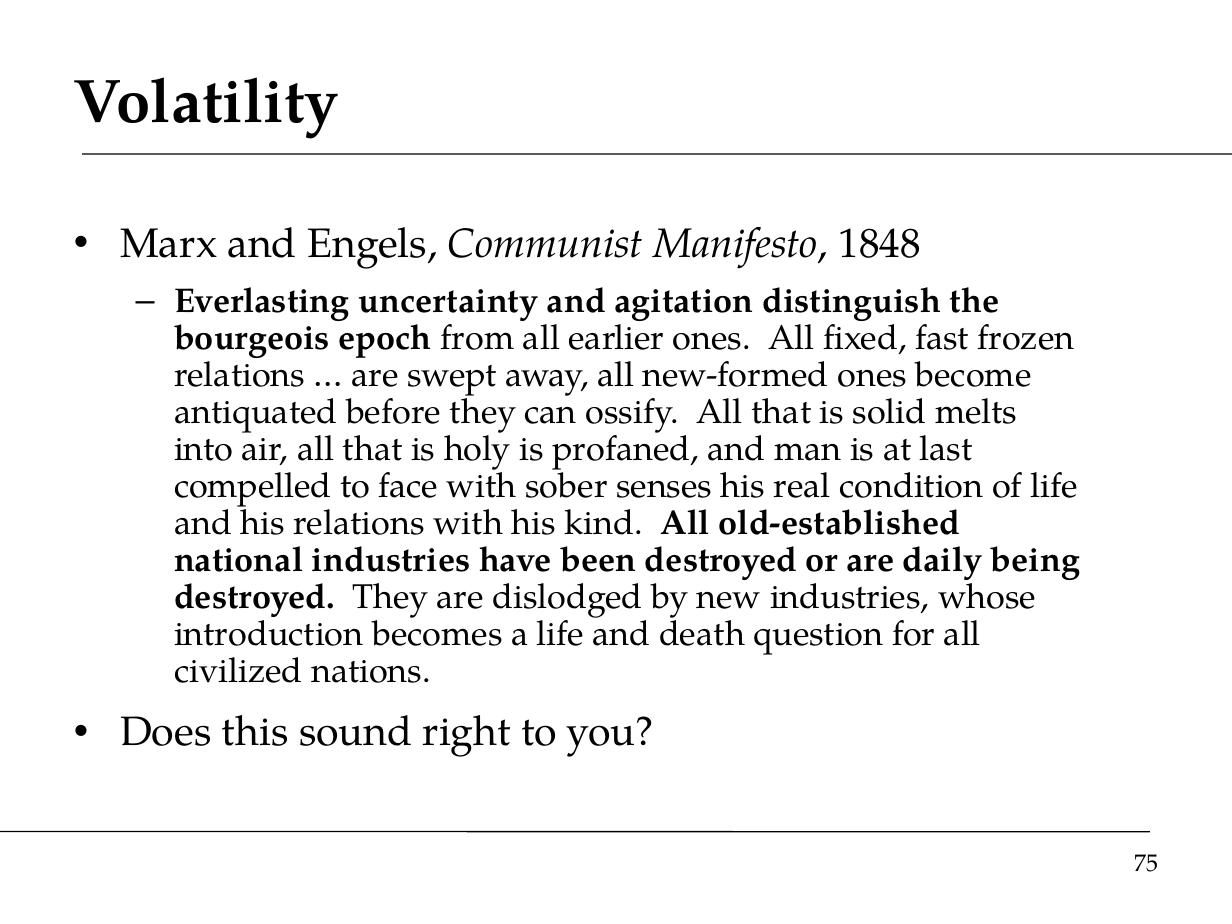
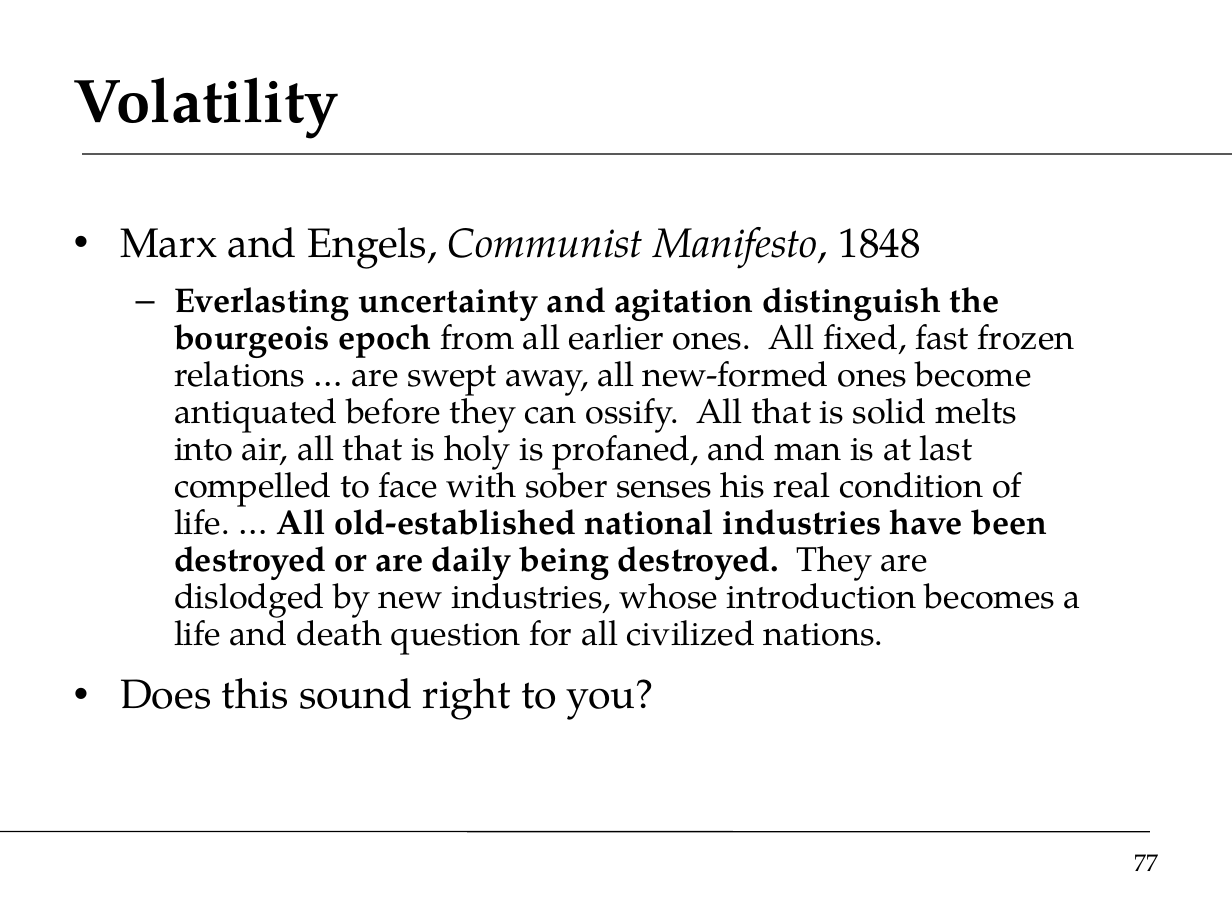
Before and after one commit to DaveBackus/Global_Economy, a slide deck: slide 77 of Slides/slides_labcap_f14.pptx (slide 75 before the commit). Drawn at 1232x924 pixels with LibreOffice and Linux fonts; fonts in the diff are those of the drawing. Boxes give left, top, right and bottom in pixels: in the first picture for what was removed or moved away, otherwise in the second. Text is boxed around its words. In the diff, an @@ line names an element or a change of style, - is before the commit and + after.

```diff
--- a/Slides/slides_labcap_f14.pptx
+++ b/Slides/slides_labcap_f14.pptx
@@ text at (174,287,1081,655): text changed @@
-  – Everlasting uncertainty and agitation distinguish the bourgeois epoch from all earlier ones. All fixed, fast frozen relations … are swept away, all new-formed ones become antiquated before they can ossify. All that is solid melts into air, all that is holy is profaned, and man is at last compelled to face with sober senses his real condition of life and his relations with his kind. All old-established national industries have been destroyed or are daily being destroyed. They are dislodged by new industries, whose introduction becomes a life and death question for all civilized nations.
+  – Everlasting uncertainty and agitation distinguish the bourgeois epoch from all earlier ones. All fixed, fast frozen relations … are swept away, all new-formed ones become antiquated before they can ossify. All that is solid melts into air, all that is holy is profaned, and man is at last compelled to face with sober senses his real condition of life. … All old-established national industries have been destroyed or are daily being destroyed. They are dislodged by new industries, whose introduction becomes a life and death question for all civilized nations.
@@ page number at (1134,854,1158,871): text changed @@
-75
+77
```
Also in this commit, not shown: 26 other slides changed, 3 slides added, 1 slide removed, 40 other files.
